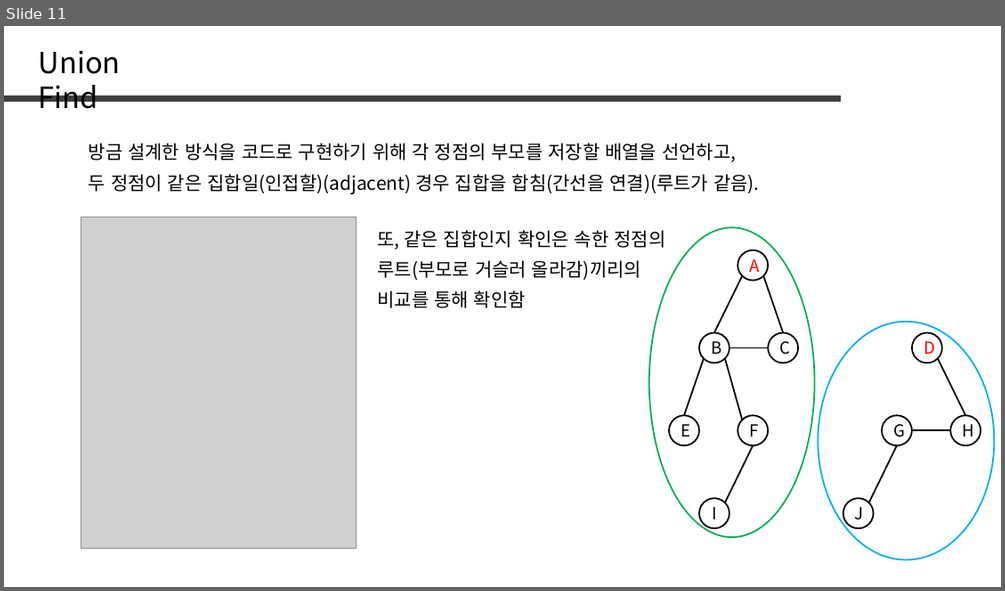
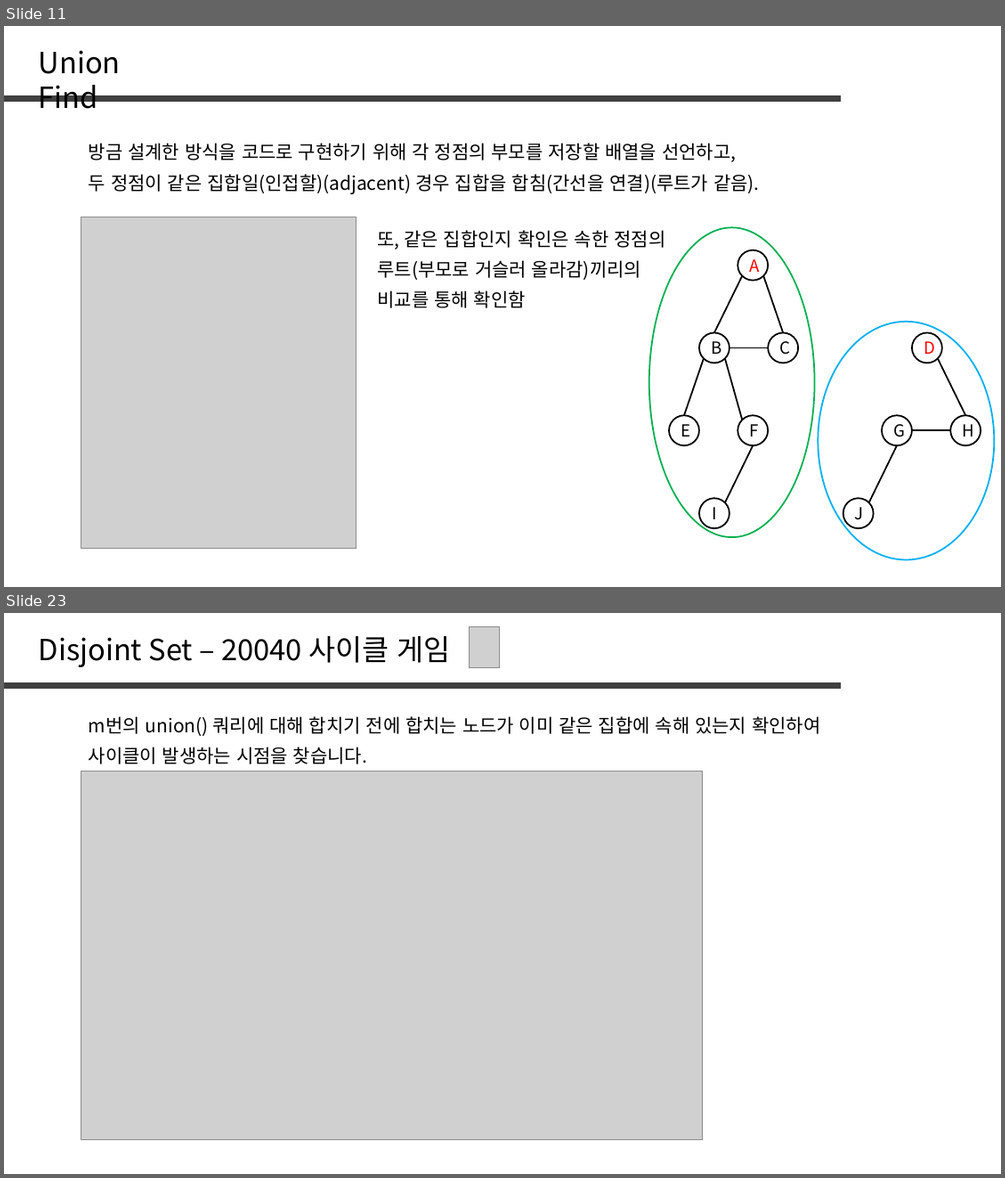
Before and after one commit to jaehoo1/PS-study, a slide deck: study/10_Disjoint Set.pptx. Shown one above the other, each under a label of ours: slide 11 before the commit, slides 11 and 23 after it; the slides between them are not shown. The pictures are 1005x591 and 1005x1178 pixels, drawn with LibreOffice and Linux fonts; fonts in the diff are those of the drawing; grey boxes stand for pictures. Boxes give left, top, right and bottom in pixels: in the first picture for what was removed or moved away, otherwise in the second. Text is boxed around its words. In the diff, an @@ line names an element or a change of style, - is before the commit and + after.

```diff
--- a/study/10_Disjoint Set.pptx
+++ b/study/10_Disjoint Set.pptx
@@ slide 23 added at bbox=[4, 613, 1001, 1174], background #FFFFFF @@
@@ text added at bbox=[39, 636, 450, 667], 28 pt, text #000000 @@
+Disjoint Set – 20040 사이클 게임
@@ picture added at bbox=[469, 627, 500, 668] @@
@@ line added from (4, 686) to (841, 686), #404040 6 pt @@
@@ text added at bbox=[89, 716, 820, 736], 18 pt, text #000000 @@
+m번의 union() 쿼리에 대해 합치기 전에 합치는 노드가 이미 같은 집합에 속해 있는지 확인하여
@@ picture added at bbox=[81, 771, 702, 1140] @@
@@ text added at bbox=[89, 747, 367, 764], 18 pt, text #000000 @@
+사이클이 발생하는 시점을 찾습니다.
```
Also in this commit, not shown: 1 slide changed, 21 other slides added, 46 slides removed.
